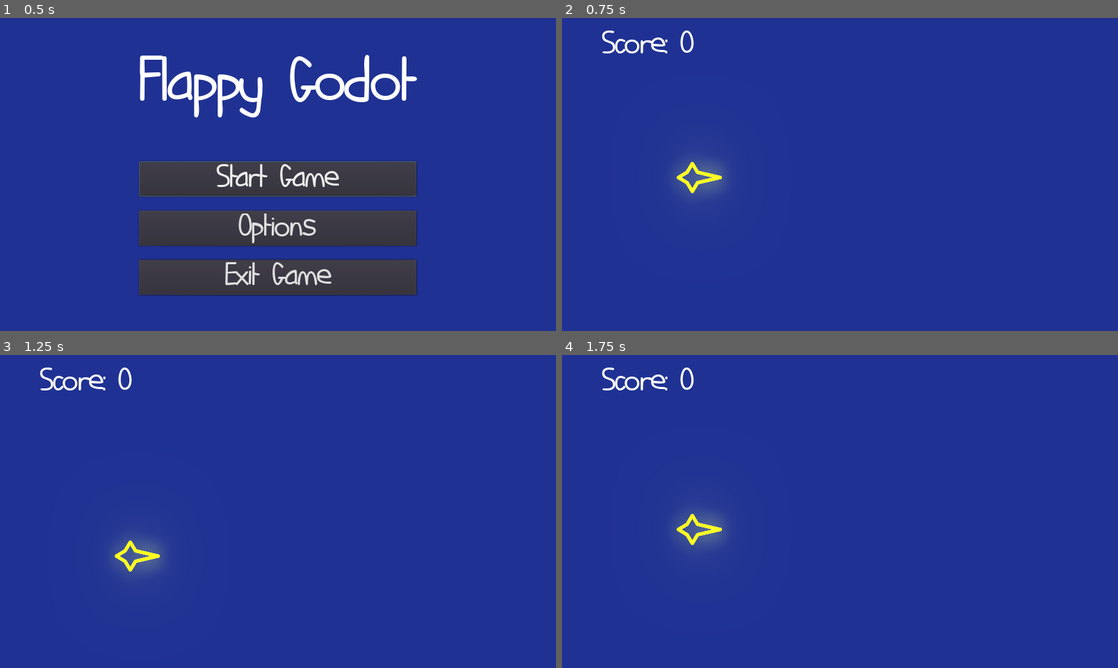
Above: before the commit, frames 1-4 (two rows, left to right).
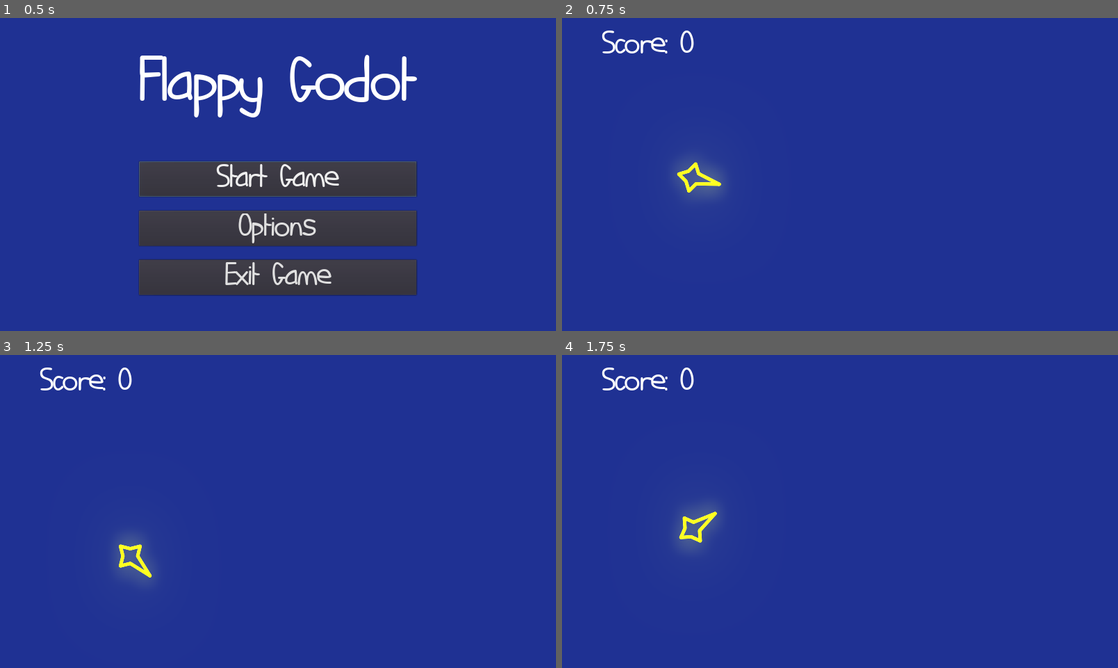
Above: after the commit, the same moments.

Repository: kdreese/flappy-godot
Game: Godot game, scene res://States/Menu/Menu.tscn
The game is run twice, just before and just after one commit, with the same random seed, the same clock (stepped at 60 frames per second) and the same inputs.
Inputs:
- Up to frame 1 (0.5 s): no input
- Up to frame 2 (0.75 s): click "Start Game" at 0.5 s
- Up to frame 3 (1.25 s): no input
- Up to frame 4 (1.75 s): tap Enter at 1.25 s; tap Space (jump) at 1.35, 1.52 s

Frame 1 is identical in both runs. In frame 2, 0.3% of the frame differs, in the area x 20-29%, y 46-56%; in frame 3, 0.4%, in the area x 20-29%, y 59-72%; in frame 4, 0.4%.

Commit message:
Angle bird in its movement direction

Diff:
--- a/Objects/Bird/Bird.gd
+++ b/Objects/Bird/Bird.gd
@@ -17,14 +17,18 @@
 
 
 func _process(delta: float) -> void:
-	if not alive:
+	if alive:
+		# 300 is the pipe's leftward speed
+		$Line2D.rotation = Vector2(300, velocity.y).angle()
+	else:
 		$Line2D.rotation += ROTATE_SPEED * delta
 
 
+func _physics_process(delta: float) -> void:
+	velocity.y += GRAVITY * delta
 
-func _physics_process(delta: float) -> void:
 	if alive and Input.is_action_just_pressed("jump"):
+		$Line2D.rotation = -0.75
 		velocity.y = JUMP_BOOST
-	else:
-		velocity.y += GRAVITY * delta
+
 	velocity = move_and_slide(velocity)
